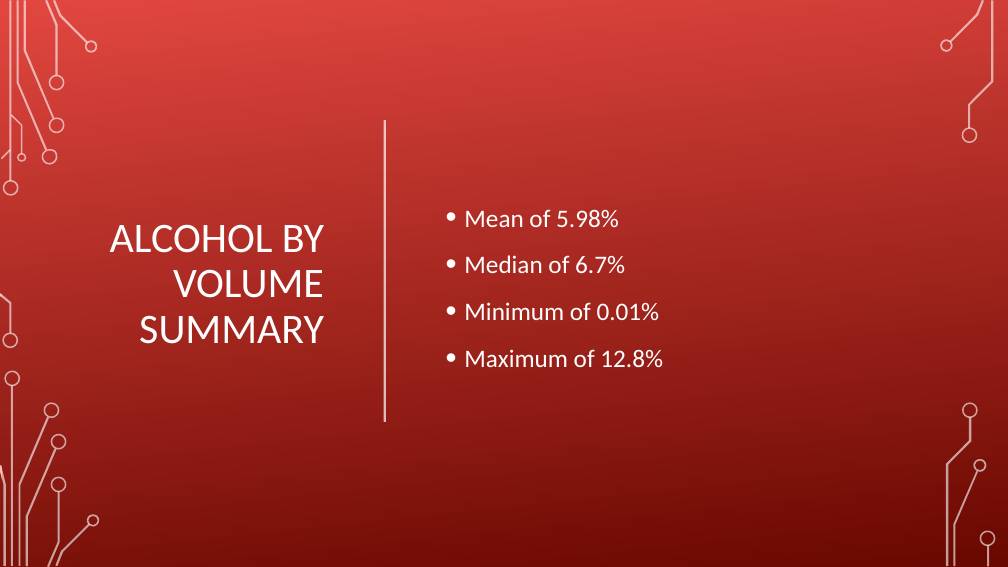
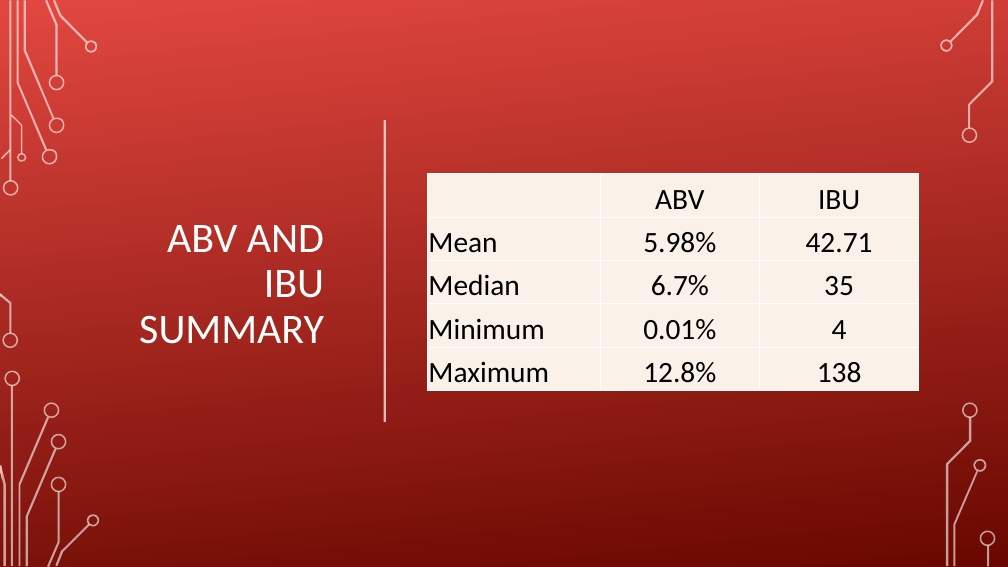
Before and after one commit to arron71/CaseStudy1, a slide deck: slide 8 of CaseStudy1 Presentation.pptx. Drawn at 1008x567 pixels with LibreOffice and Linux fonts; fonts in the diff are those of the drawing; background and template pictures are left out. Boxes give left, top, right and bottom in pixels: in the first picture for what was removed or moved away, otherwise in the second. Text is boxed around its words. In the diff, an @@ line names an element or a change of style, - is before the commit and + after.

```diff
--- a/CaseStudy1 Presentation.pptx
+++ b/CaseStudy1 Presentation.pptx
@@ table added at [428, 174, 920, 391], 5 rows, 3 columns @@
+ | ABV | IBU
+Mean | 5.98% | 42.71
+Median | 6.7% | 35
+Minimum | 0.01% | 4
+Maximum | 12.8% | 138
@@ text removed at [464, 209, 663, 367] @@
-• Mean of 5.98%
-• Median of 6.7%
-• Minimum of 0.01%
-• Maximum of 12.8%
@@ title at [139, 225, 324, 344]: text changed @@
-ALCOHOL BY VOLUME SUMMARY
+ABV AND IBU SUMMARY
```
Also in this commit, not shown: 2 other slides changed.
